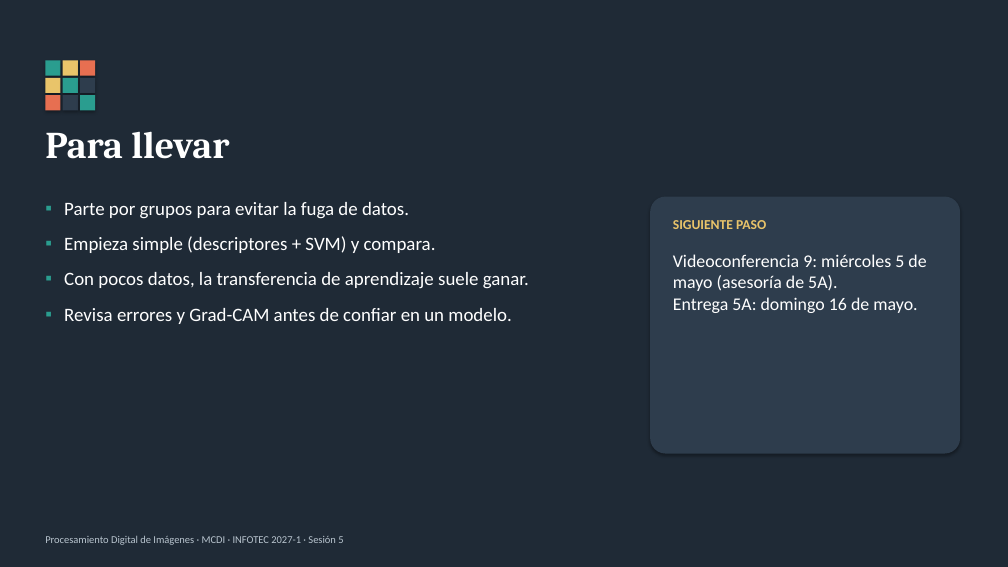
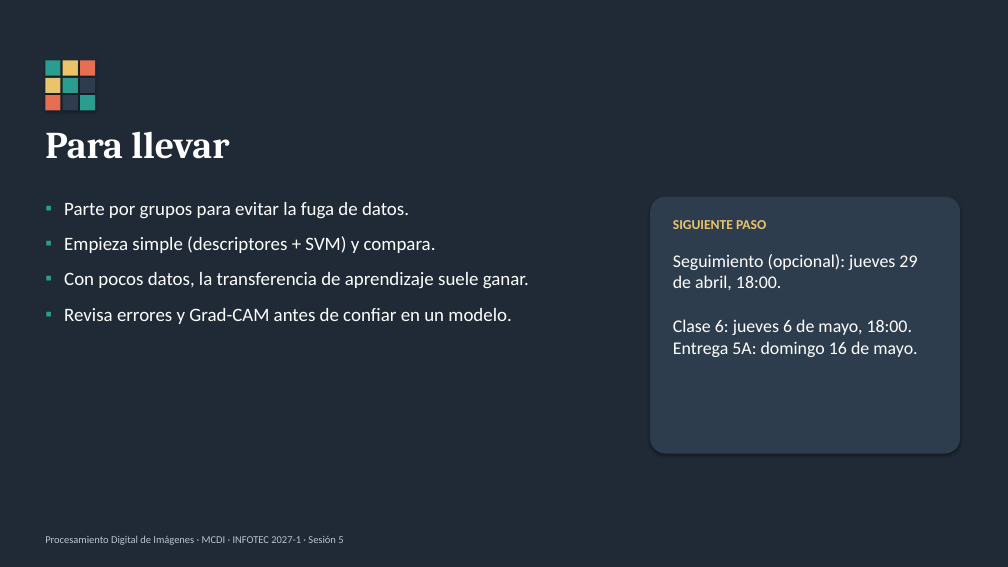
Before and after one commit to egonzalez1989/pdi-mcdi, a slide deck: slide 12 of presentaciones/S5_Reconocimiento_clasico_y_profundo.pptx. Drawn at 1008x567 pixels with LibreOffice and Linux fonts; fonts in the diff are those of the drawing. Boxes give left, top, right and bottom in pixels: in the first picture for what was removed or moved away, otherwise in the second. Text is boxed around its words. In the diff, an @@ line names an element or a change of style, - is before the commit and + after.

```diff
--- a/presentaciones/S5_Reconocimiento_clasico_y_profundo.pptx
+++ b/presentaciones/S5_Reconocimiento_clasico_y_profundo.pptx
@@ text at bbox=[673, 254, 917, 357]: text changed @@
-Videoconferencia 9: miércoles 5 de mayo (asesoría de 5A).
-Entrega 5A: domingo 16 de mayo.
+Seguimiento (opcional): jueves 29 de abril, 18:00.
+Clase 6: jueves 6 de mayo, 18:00.
+Entrega 5A: domingo 16 de mayo.
```
Also in this commit, not shown: 1 other slide changed, 33 other files.
